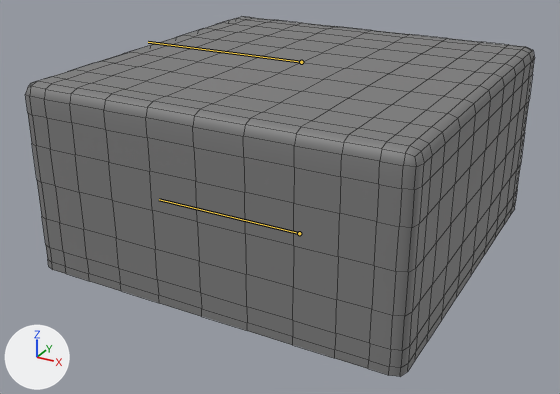
One commit to the FBX model Assets/_Main/Art/Models/SK_CubeO.fbx: the scene before it, then after it.
Camera for both pictures: a 50 mm camera at (0.0183, -0.0357, 0.0149) aimed at (-0.0005, -0.0014, -0.0023). Every picture has the same lights, and +X, +Y and +Z are marked at lower left. Both versions are drawn at the pose saved in each file; the numbers are the values there. The bones that bend it are drawn over the model as lines. Mesh edges are drawn as thin lines.

Names of what the first picture shows: 'cubeO_GEO'.
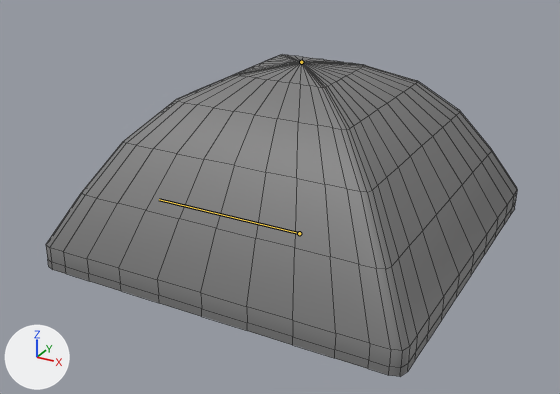
Location of each change, [x1, y1, x2, y2] in pixels of the pictures (560 x 394 px):
'cubeO_GEO', posed (8% narrower, 11% shorter)
    before: [25, 16, 535, 376]
    after: [46, 55, 517, 376]
bone 'tip_JNT', root to tip
    before: (301, 62) to (148, 42)
    after: (301, 62) to (300, 62)

The change, as a list of edits to the scene's bpy script:
```text
Change bone_tip_jnt:
    where bone_tip_jnt = bpy.data.objects['cubeO_GRP'].pose.bones['tip_JNT']  # child of 'base_JNT'
    bone_tip_jnt.scale: (1.0, 1.0, 1.0) -> (0.01, 0.01, 0.01)
```
